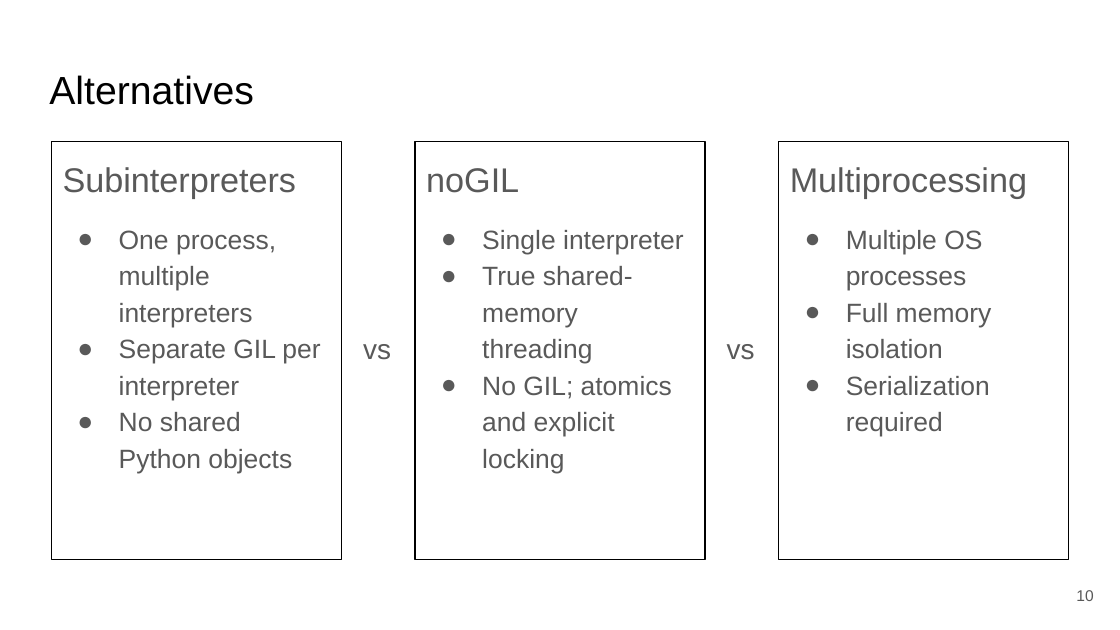
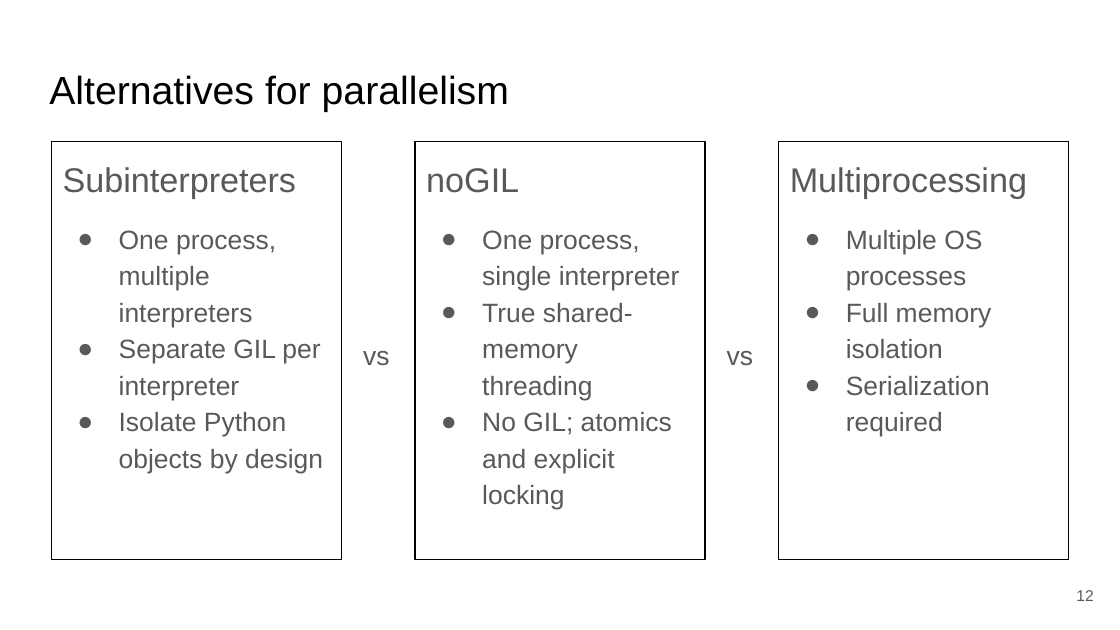
Before and after one commit to SSStas/mipt-python-course, a slide deck: slide 12 of subinterpreters_project/Subinterpreters.pptx (slide 10 before the commit). Drawn at 1120x630 pixels with LibreOffice and Linux fonts; fonts in the diff are those of the drawing. Boxes give left, top, right and bottom in pixels: in the first picture for what was removed or moved away, otherwise in the second. Text is boxed around its words. In the diff, an @@ line names an element or a change of style, - is before the commit and + after.

```diff
--- a/subinterpreters_project/Subinterpreters.pptx
+++ b/subinterpreters_project/Subinterpreters.pptx
@@ title at (49,75,509,112): text changed @@
-Alternatives
+Alternatives for parallelism
@@ text at (482,230,680,291): text changed @@
-● Single interpreter
+● One process, single interpreter
@@ text "vs" at (363,351,389,365): size 18 to 17 pt; line spacing 0.95 to 1.15 @@
@@ text "vs" at (727,351,753,365): size 18 to 17 pt; line spacing 0.95 to 1.15 @@
@@ text at (119,412,323,473): text changed @@
-● No shared Python objects
+● Isolate Python objects by design
@@ page number at (1076,590,1093,601): text changed @@
-10
+12
```
Also in this commit, not shown: 18 other slides changed, 3 slides added, 1 slide removed, 7 other files.
